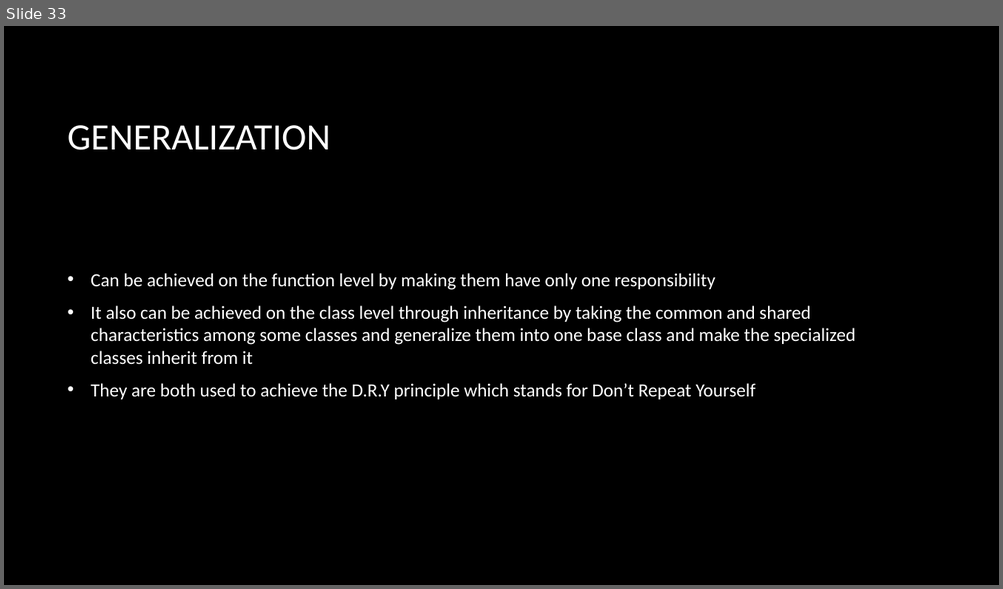
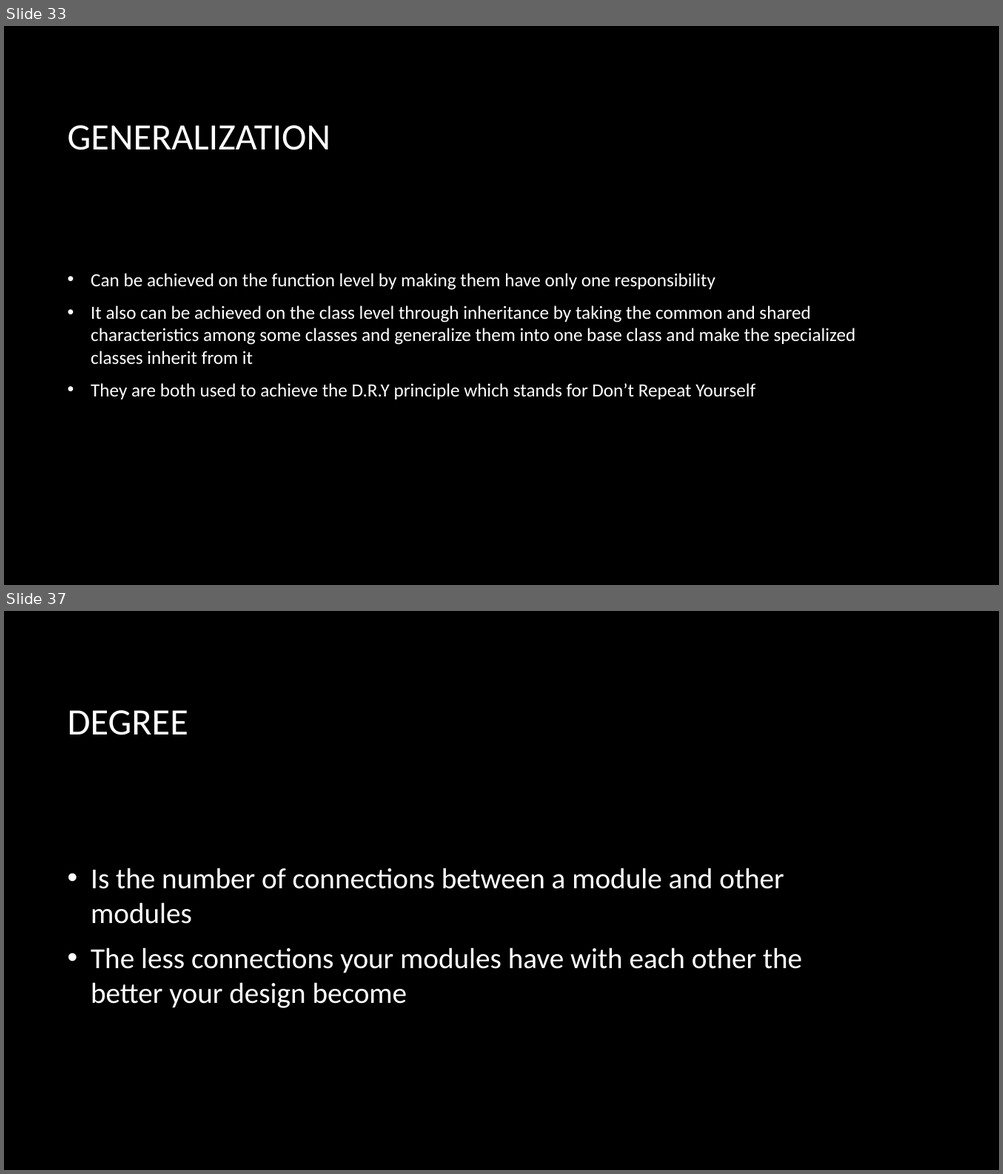
Before and after one commit to ahmedmagdy492/My-Hacking-Tutorails, a slide deck: Study/Object Oriented Design/Week 1 Objectives.pptx. Shown one above the other, each under a label of ours: slide 33 before the commit, slides 33 and 37 after it; the slides between them are not shown. The pictures are 1003x589 and 1003x1174 pixels, drawn with LibreOffice and Linux fonts; fonts in the diff are those of the drawing; background and template pictures are left out. Boxes give left, top, right and bottom in pixels: in the first picture for what was removed or moved away, otherwise in the second. Text is boxed around its words. In the diff, an @@ line names an element or a change of style, - is before the commit and + after.

```diff
--- a/Study/Object Oriented Design/Week 1 Objectives.pptx
+++ b/Study/Object Oriented Design/Week 1 Objectives.pptx
@@ slide 37 added at (4, 611, 999, 1170), background picture (left out) @@
@@ title added at (68, 710, 188, 735), 36 pt, text #FFFFFF @@
+DEGREE
@@ text added at (91, 868, 802, 1008), 28 pt, text #FFFFFF @@
+• Is the number of connections between a module and other modules
+• The less connections your modules have with each other the better your design become
```
Also in this commit, not shown: 1 slide changed, 9 other slides added, 4 other files.
